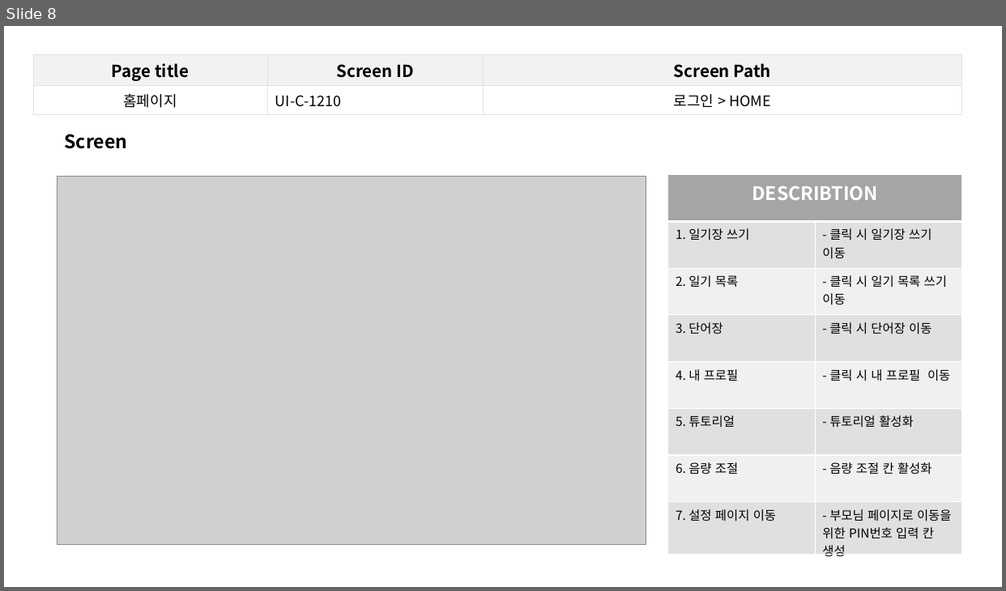
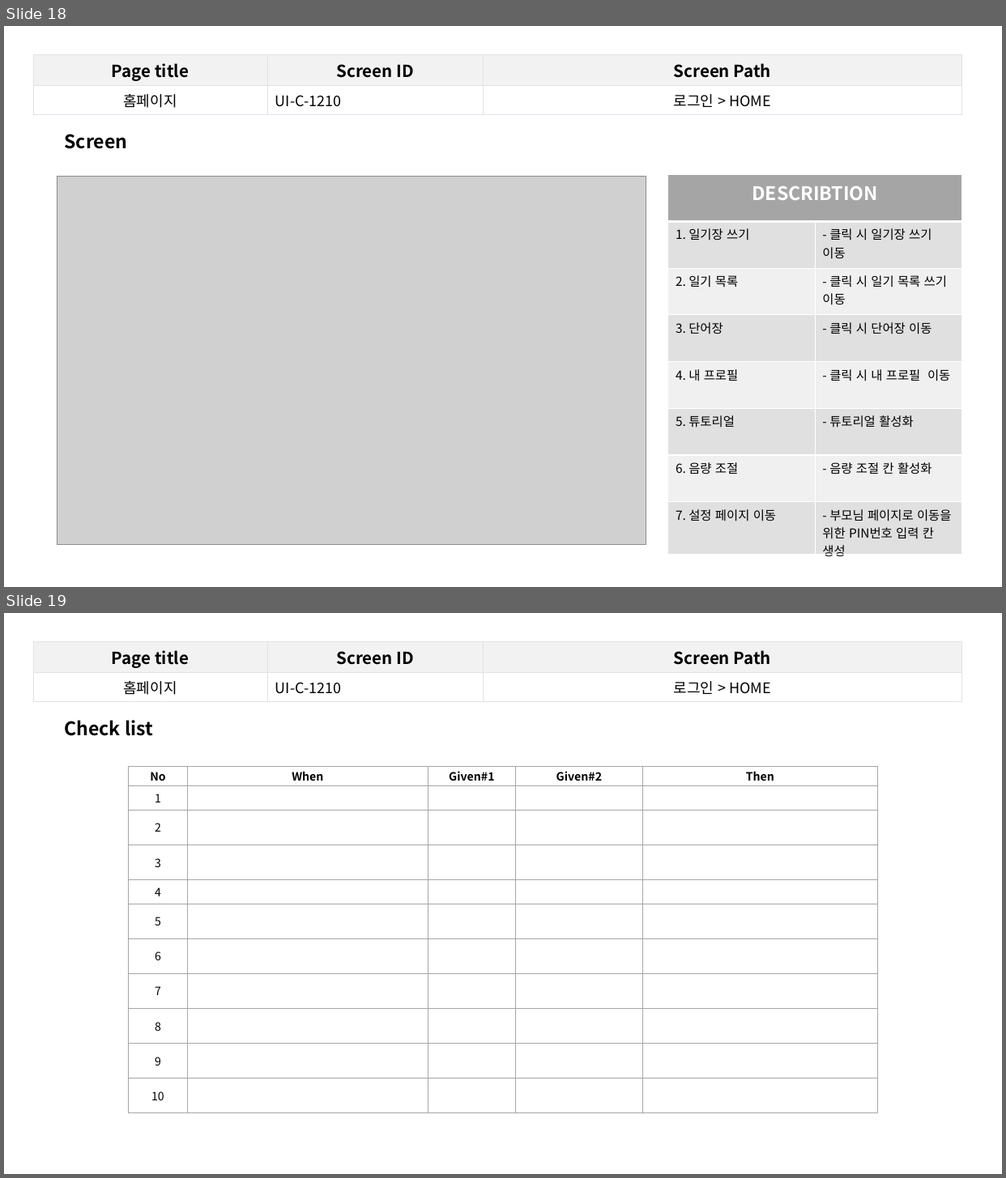
Before and after one commit to jes5918/dinory, a slide deck: 산출물/화면 정의서.pptx. Shown one above the other, each under a label of ours: slide 8 before the commit, slides 18 and 19 after it. The pictures are 1006x591 and 1006x1178 pixels, drawn with LibreOffice and Linux fonts; fonts in the diff are those of the drawing; grey boxes stand for pictures. Boxes give left, top, right and bottom in pixels: in the first picture for what was removed or moved away, otherwise in the second. Text is boxed around its words. In the diff, an @@ line names an element or a change of style, - is before the commit and + after.

```diff
--- a/산출물/화면 정의서.pptx
+++ b/산출물/화면 정의서.pptx
@@ slide 19 added at box(4, 613, 1002, 1174), background #FFFFFF @@
@@ table added at box(33, 641, 961, 698), 2 rows, 3 columns @@
+Page title | Screen ID | Screen Path
+홈페이지 | UI-C-1210 | 로그인 > HOME
@@ text added at box(65, 720, 153, 736), 18 pt, text #000000, bold @@
+Check list
@@ table added at box(128, 766, 879, 1111), 11 rows, 5 columns @@
+No | When | Given#1 | Given#2 | Then
+1 |  |  |  | 
+2 |  |  |  | 
+3 |  |  |  | 
+4 |  |  |  | 
+5 |  |  |  | 
+6 |  |  |  | 
+7 |  |  |  | 
+8 |  |  |  | 
+9 |  |  |  | 
+10 |  |  |  | 
@@ what was slide 8 is now slide 18 @@
```
Also in this commit, not shown: 5 slides changed, 10 other slides added, 5 other files.
